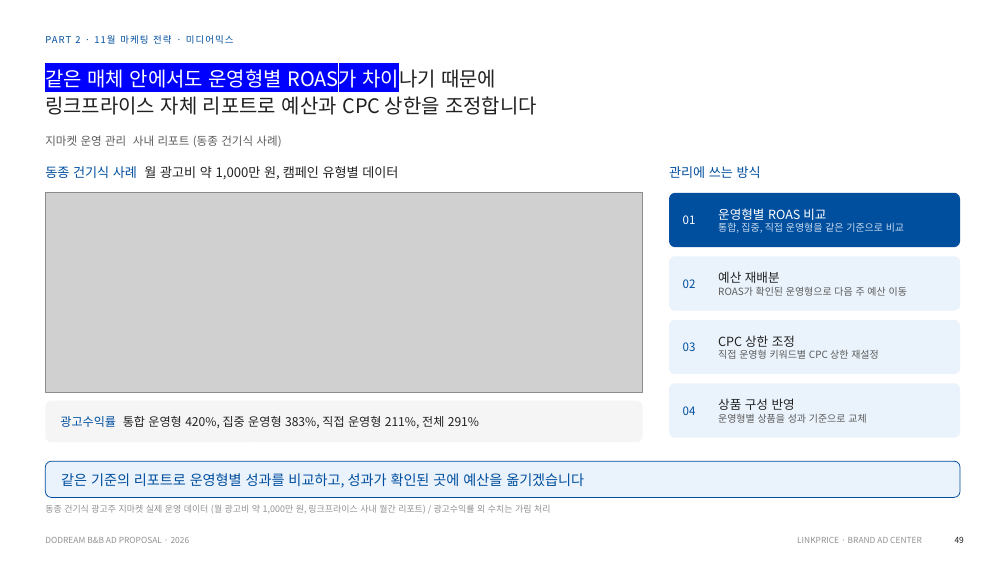
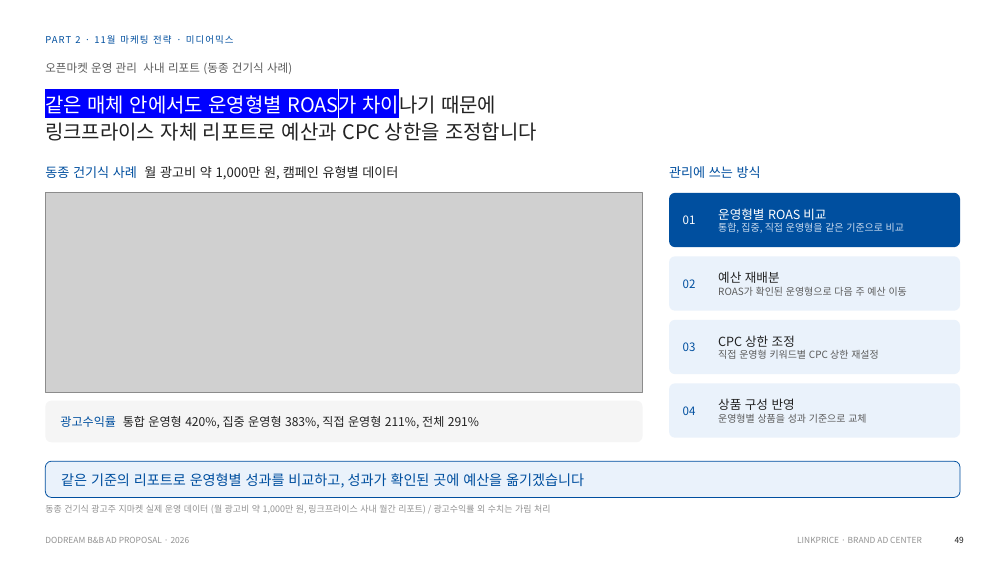
Before and after one commit to sonnet24/mypage, a slide deck: slide 14 of 쿠팡_오픈마켓_11월_261013_취합본.pptx (slide 13 before the commit). Drawn at 1008x567 pixels with LibreOffice and Linux fonts; fonts in the diff are those of the drawing; grey boxes stand for pictures. Boxes give left, top, right and bottom in pixels: in the first picture for what was removed or moved away, otherwise in the second. Text is boxed around its words. In the diff, an @@ line names an element or a change of style, - is before the commit and + after.

```diff
--- a/쿠팡_오픈마켓_11월_261013_취합본.pptx
+++ b/쿠팡_오픈마켓_11월_261013_취합본.pptx
@@ text "같은 매체 안에서도 운영형별 ROAS가 ...": place and size @@
-text "같은 매체 안에서도 운영형별 ROAS가 ..." at (45, 65, 537, 115)
+text "같은 매체 안에서도 운영형별 ROAS가 ..." at (45, 91, 537, 141)
@@ text at (45, 62, 292, 74): text changed @@
-지마켓 운영 관리 사내 리포트 (동종 건기식 사례)
+오픈마켓 운영 관리 사내 리포트 (동종 건기식 사례)
```
Also in this commit, not shown: 13 other slides changed.
